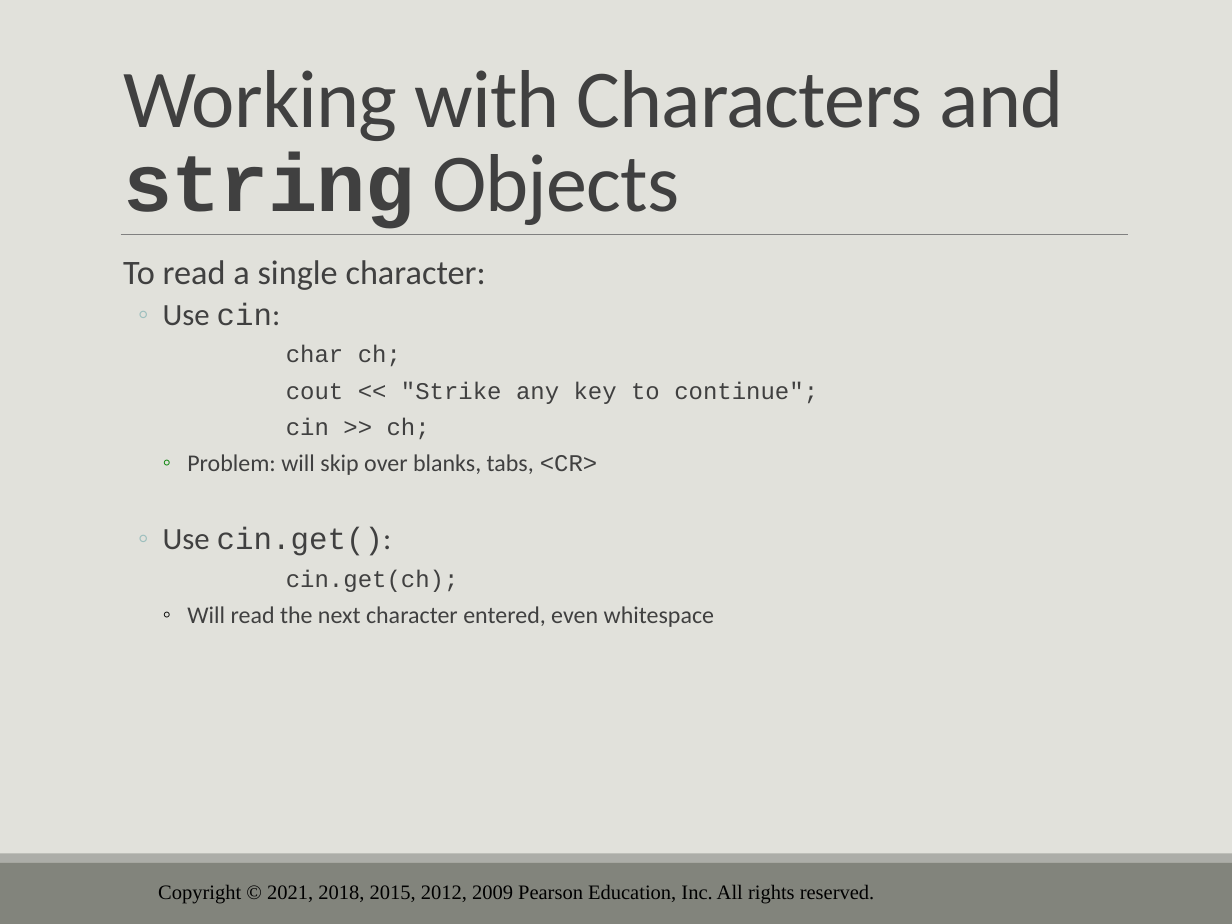
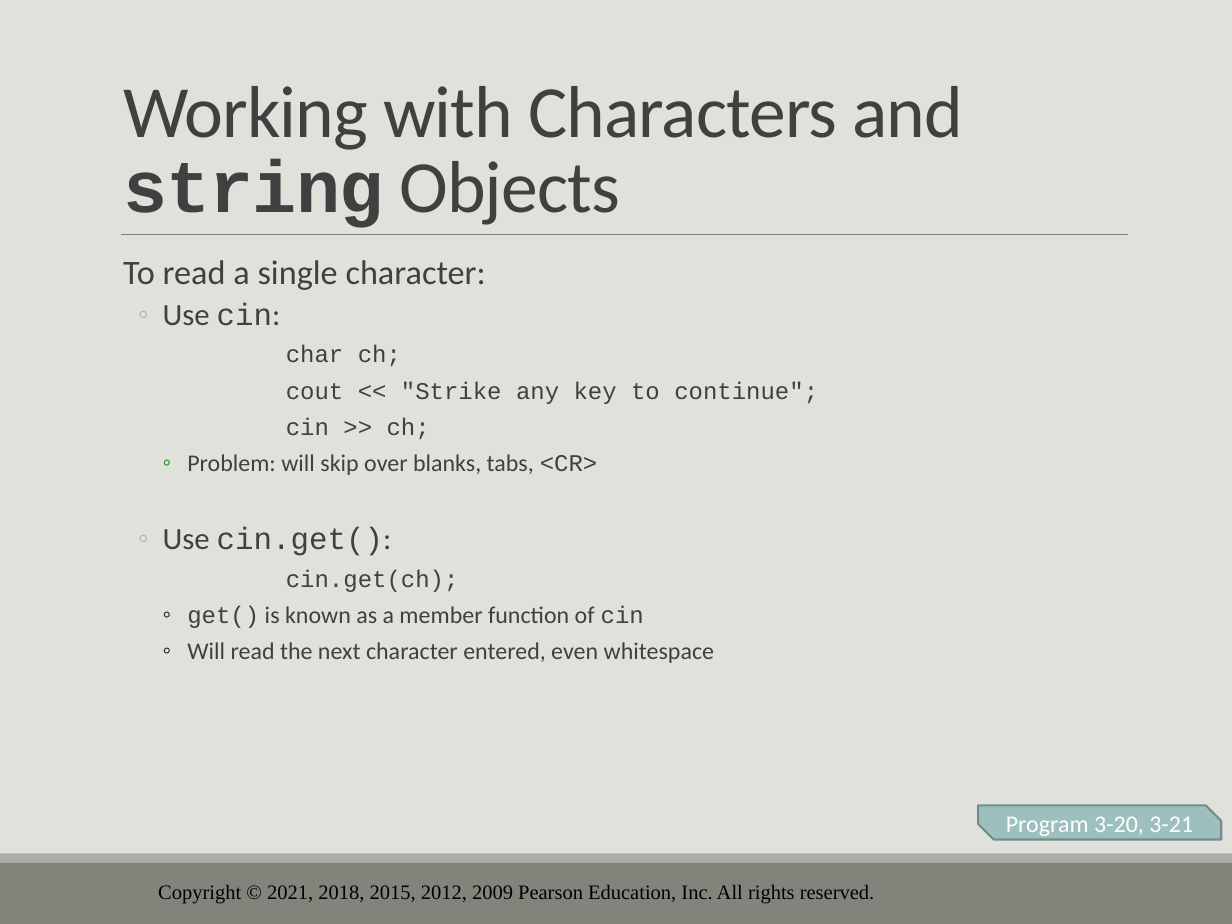
Before and after one commit to drolsonmi/eng1400, a slide deck: slide 46 of 1400_03_Expressions and Interactivity.pptx (slide 50 before the commit). Drawn at 1232x924 pixels with LibreOffice and Linux fonts; fonts in the diff are those of the drawing; background and template pictures are left out. Boxes give left, top, right and bottom in pixels: in the first picture for what was removed or moved away, otherwise in the second. Text is boxed around its words. In the diff, an @@ line names an element or a change of style, - is before the commit and + after.

```diff
--- a/1400_03_Expressions and Interactivity.pptx
+++ b/1400_03_Expressions and Interactivity.pptx
@@ title "Working with Characters and string ..." at <box>123,86,963,228</box>: size 48 to 43 pt @@
@@ text at <box>187,606,644,628</box>: paragraph added @@
+    ◦ get() is known as a member function of cin
@@ snip diag rect added at <box>978,806,1221,840</box>, fill #9DBFBE, outline #748D8D 1.25 pt, 14 pt, text #FFFFFF @@
+Program 3-20, 3-21
```
Also in this commit, not shown: 7 other slides changed, 1 slide added, 6 slides removed, 5 other files.
